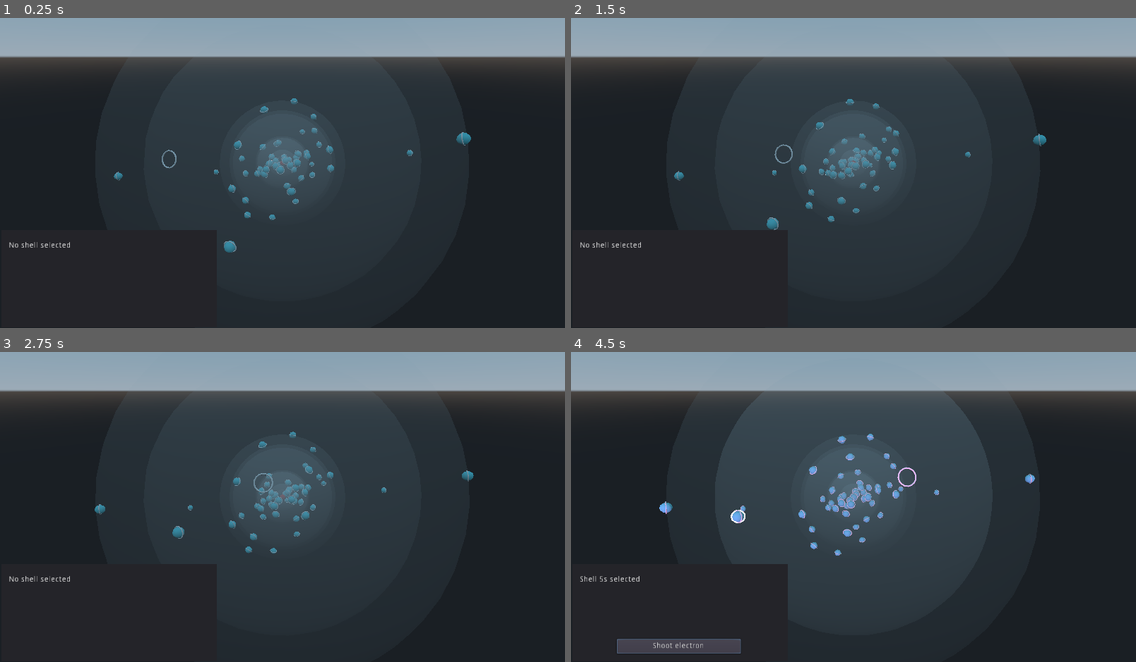
Above: before the commit, frames 1-4 (two rows, left to right).
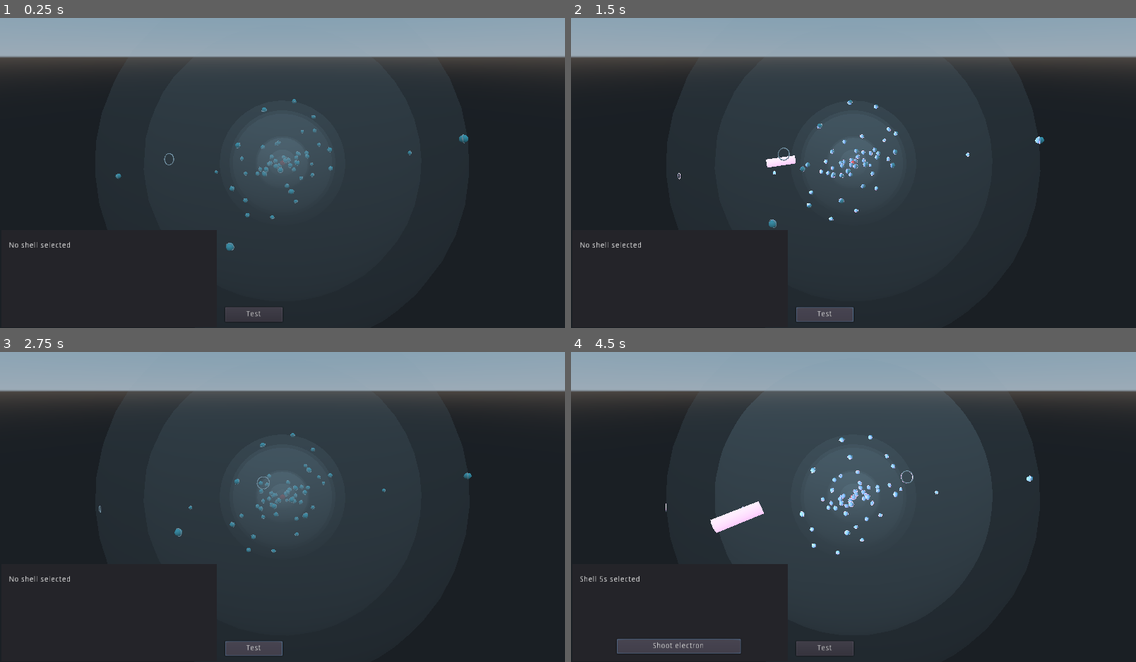
Above: after the commit, the same moments.

Repository: Kolaru/XATOMGame
Game: Godot game, scene res://scenes/Main.tscn
Two runs of this game, one before a commit and one after it. Both use one fixed random seed, a clock stepped at 60 frames per second and the inputs below.
Inputs (mouse positions are in pixels of both pictures, inside the frame that each line leads up to):
- Up to frame 1 (0.25 s): no input
- Up to frame 2 (1.5 s): click (825, 315) at 0.5 s, where only the run after the commit has a clickable "Test"; click (825, 315) at 1.25 s, where only the run after the commit has a clickable "Test"
- Up to frame 3 (2.75 s): click (254, 649) at 2 s, where only the run after the commit has a clickable "Test"
- Up to frame 4 (4.5 s): move the mouse to (977, 482) at 2.77 s; click (977, 482) at 2.92 s; move the mouse to (740, 513) at 3.52 s; click (740, 513) at 3.67 s; click "Shoot electron" at 4.25 s

The runs differ from the first frame. In frame 1, 0.9% of the frame differs, in the area x 20-84%, y 25-98%; in frame 2, 1.5%; in frame 3, 1.1%; in frame 4, 1.7%, in the area x 15-83%, y 26-98%.

Commit message:
Better photon and work on processes

Diff:
--- a/project.godot
+++ b/project.godot
@@ -18,6 +18,14 @@
 run/main_scene="res://scenes/Main.tscn"
 config/icon="res://icon.png"
 
+[autoload]
+
+Globals="*res://scripts/Globals.gd"
+
+[global]
+
+autoload=false
+
 [rendering]
 
 environment/default_environment="res://default_env.tres"
--- /dev/null
+++ b/scenes/Auger.tscn
@@ -0,0 +1,55 @@
+[gd_scene load_steps=7 format=2]
+
+[ext_resource path="res://scenes/Electron.tscn" type="PackedScene" id=1]
+[ext_resource path="res://scripts/Auger.gd" type="Script" id=2]
+[ext_resource path="res://scenes/Photon.tscn" type="PackedScene" id=3]
+
+[sub_resource type="Shader" id=1]
+code = "shader_type spatial;
+render_mode unshaded, cull_front;
+
+uniform bool enable = true; // on and off switsch to diesable/enable the outline
+// outline costumization
+uniform float outline_thickness = 0.05; // how thick is the outline?
+uniform vec4 color : hint_color = vec4(0.0); // which color does the outline have?
+
+
+void vertex() {
+	if (enable) {
+	VERTEX += NORMAL*outline_thickness; // apply the outlines thickness
+	}
+}
+
+void fragment() {
+	if (enable) {
+	ALBEDO = color.rgb; // apply the outlines color
+	}
+}"
+
+[sub_resource type="ShaderMaterial" id=2]
+resource_local_to_scene = true
+shader = SubResource( 1 )
+shader_param/enable = false
+shader_param/outline_thickness = 0.15
+shader_param/color = Color( 1, 1, 1, 1 )
+
+[sub_resource type="SpatialMaterial" id=3]
+resource_local_to_scene = true
+next_pass = SubResource( 2 )
+albedo_color = Color( 0.454902, 0.917647, 0.964706, 1 )
+
+[node name="Auger" type="Spatial"]
+script = ExtResource( 2 )
+
+[node name="Decaying" parent="." instance=ExtResource( 1 )]
+transform = Transform( 1, 0, 0, 0, 1, 0, 0, 0, 1, 5.84819, 19.2244, -0.936531 )
+material = SubResource( 3 )
+state = 2
+
+[node name="Emitted" parent="." instance=ExtResource( 1 )]
+transform = Transform( 1, 0, 0, 0, 1, 0, 0, 0, 1, -5.63966, 3.33242, 7.30056 )
+visible = false
+material = SubResource( 3 )
+state = 1
+
+[node name="Photon" parent="." instance=ExtResource( 3 )]
--- /dev/null
+++ b/scenes/Ionization.tscn
@@ -0,0 +1,45 @@
+[gd_scene load_steps=6 format=2]
+
+[ext_resource path="res://scenes/Electron.tscn" type="PackedScene" id=1]
+[ext_resource path="res://scripts/Ionization.gd" type="Script" id=2]
+
+[sub_resource type="Shader" id=1]
+code = "shader_type spatial;
+render_mode unshaded, cull_front;
+
+uniform bool enable = true; // on and off switsch to diesable/enable the outline
+// outline costumization
+uniform float outline_thickness = 0.05; // how thick is the outline?
+uniform vec4 color : hint_color = vec4(0.0); // which color does the outline have?
+
+
+void vertex() {
+	if (enable) {
+	VERTEX += NORMAL*outline_thickness; // apply the outlines thickness
+	}
+}
+
+void fragment() {
+	if (enable) {
+	ALBEDO = color.rgb; // apply the outlines color
+	}
+}"
+
+[sub_resource type="ShaderMaterial" id=2]
+resource_local_to_scene = true
+shader = SubResource( 1 )
+shader_param/enable = false
+shader_param/outline_thickness = 0.15
+shader_param/color = Color( 1, 1, 1, 1 )
+
+[sub_resource type="SpatialMaterial" id=3]
+resource_local_to_scene = true
+next_pass = SubResource( 2 )
+albedo_color = Color( 0.454902, 0.917647, 0.964706, 1 )
+
+[node name="Ejection" type="Spatial"]
+script = ExtResource( 2 )
+
+[node name="Electron" parent="." instance=ExtResource( 1 )]
+material = SubResource( 3 )
+state = 1
--- a/scenes/Main.tscn
+++ b/scenes/Main.tscn
@@ -1,7 +1,9 @@
-[gd_scene load_steps=9 format=2]
+[gd_scene load_steps=8 format=2]
 
+[ext_resource path="res://scenes/Auger.tscn" type="PackedScene" id=1]
 [ext_resource path="res://scripts/Main.gd" type="Script" id=2]
 [ext_resource path="res://scripts/OrbitCamera.gd" type="Script" id=3]
+[ext_resource path="res://scenes/Photon.tscn" type="PackedScene" id=4]
 
 [sub_resource type="ProceduralSky" id=5]
 
@@ -12,129 +14,6 @@
 
 [sub_resource type="SpatialMaterial" id=1]
 albedo_color = Color( 0.952941, 0.113725, 0.00392157, 1 )
-
-[sub_resource type="SpatialMaterial" id=2]
-flags_transparent = true
-emission_enabled = true
-emission = Color( 0.937255, 0.713726, 1, 1 )
-emission_energy = 1.15
-emission_operator = 0
-emission_on_uv2 = false
-
-[sub_resource type="Animation" id=3]
-length = 0.001
-tracks/0/type = "value"
-tracks/0/path = NodePath(".:translation")
-tracks/0/interp = 1
-tracks/0/loop_wrap = true
-tracks/0/imported = false
-tracks/0/enabled = true
-tracks/0/keys = {
-"times": PoolRealArray( 0 ),
-"transitions": PoolRealArray( 1 ),
-"update": 0,
-"values": [ Vector3( 0, 0, 55.4406 ) ]
-}
-tracks/1/type = "value"
-tracks/1/path = NodePath(".:radius")
-tracks/1/interp = 1
-tracks/1/loop_wrap = true
-tracks/1/imported = false
-tracks/1/enabled = true
-tracks/1/keys = {
-"times": PoolRealArray( 0 ),
-"transitions": PoolRealArray( 1 ),
-"update": 0,
-"values": [ 0.8 ]
-}
-tracks/2/type = "value"
-tracks/2/path = NodePath("OmniLight:light_energy")
-tracks/2/interp = 1
-tracks/2/loop_wrap = true
-tracks/2/imported = false
-tracks/2/enabled = true
-tracks/2/keys = {
-"times": PoolRealArray( 0 ),
-"transitions": PoolRealArray( 1 ),
-"update": 0,
-"values": [ 0.0 ]
-}
-tracks/3/type = "value"
-tracks/3/path = NodePath(".:height")
-tracks/3/interp = 1
-tracks/3/loop_wrap = true
-tracks/3/imported = false
-tracks/3/enabled = true
-tracks/3/keys = {
-"times": PoolRealArray( 0 ),
-"transitions": PoolRealArray( 1 ),
-"update": 0,
-"values": [ 1.0 ]
-}
-
-[sub_resource type="Animation" id=4]
-resource_name = "Shoot"
-step = 0.02
-tracks/0/type = "value"
-tracks/0/path = NodePath(".:translation")
-tracks/0/interp = 2
-tracks/0/loop_wrap = true
-tracks/0/imported = false
-tracks/0/enabled = true
-tracks/0/keys = {
-"times": PoolRealArray( 0, 0.8 ),
-"transitions": PoolRealArray( 1, 26.9087 ),
-"update": 0,
-"values": [ Vector3( 0, 0, 100 ), Vector3( 0, 0, 0 ) ]
-}
-tracks/1/type = "value"
-tracks/1/path = NodePath(".:visible")
-tracks/1/interp = 1
-tracks/1/loop_wrap = true
-tracks/1/imported = false
-tracks/1/enabled = true
-tracks/1/keys = {
-"times": PoolRealArray( 0, 1 ),
-"transitions": PoolRealArray( 1, 1 ),
-"update": 1,
-"values": [ true, false ]
-}
-tracks/2/type = "value"
-tracks/2/path = NodePath("OmniLight:light_energy")
-tracks/2/interp = 1
-tracks/2/loop_wrap = true
-tracks/2/imported = false
-tracks/2/enabled = true
-tracks/2/keys = {
-"times": PoolRealArray( 0, 0.2, 0.8, 1 ),
-"transitions": PoolRealArray( 1, 1, 1, 1 ),
-"update": 0,
-"values": [ 0.0, 1.0, 3.0, 0.0 ]
-}
-tracks/3/type = "value"
-tracks/3/path = NodePath(".:radius")
-tracks/3/interp = 2
-tracks/3/loop_wrap = true
-tracks/3/imported = false
-tracks/3/enabled = true
-tracks/3/keys = {
-"times": PoolRealArray( 0, 0.8, 1 ),
-"transitions": PoolRealArray( 1, 1, 1 ),
-"update": 0,
-"values": [ 0.8, 0.8, 0.001 ]
-}
-tracks/4/type = "value"
-tracks/4/path = NodePath(".:height")
-tracks/4/interp = 2
-tracks/4/loop_wrap = true
-tracks/4/imported = false
-tracks/4/enabled = true
-tracks/4/keys = {
-"times": PoolRealArray( 0, 0.8, 0.88 ),
-"transitions": PoolRealArray( 1, 1, 0.125 ),
-"update": 0,
-"values": [ 5.0, 5.0, 0.001 ]
-}
 
 [node name="Main" type="Spatial"]
 script = ExtResource( 2 )
@@ -168,6 +47,13 @@
 margin_bottom = -0.0170135
 text = "Shoot electron"
 
+[node name="TestButton" type="Button" parent="Info"]
+margin_left = 406.0
+margin_top = 140.0
+margin_right = 510.0
+margin_bottom = 167.0
+text = "Test"
+
 [node name="Camera" type="Camera" parent="."]
 transform = Transform( 1, 0, 0, 0, 0.866025, 0.5, 0, -0.5, 0.866025, 0, 18.1779, 40.206 )
 environment = SubResource( 6 )
@@ -179,25 +65,13 @@
 radius = 0.5
 material = SubResource( 1 )
 
-[node name="Photon" type="Spatial" parent="."]
+[node name="PhotonSource" type="Position3D" parent="."]
+transform = Transform( 1, 0, 0, 0, 1, 0, 0, 0, 1, -20.7788, 3.55778, 21.7918 )
 
-[node name="Cylinder" type="CSGCylinder" parent="Photon"]
-transform = Transform( 1, 0, 0, 0, -4.37114e-08, -1, 0, 1, -4.37114e-08, 0, 0, 55.4406 )
-radius = 0.8
-material = SubResource( 2 )
+[node name="Photon" parent="." instance=ExtResource( 4 )]
 
-[node name="OmniLight" type="OmniLight" parent="Photon/Cylinder"]
-transform = Transform( 1, 0, 0, 0, -4.37114e-08, 1, 0, -1, -4.37114e-08, 0, 0, 0 )
-light_color = Color( 0.996078, 0.658824, 1, 1 )
-light_energy = 0.0
-light_cull_mask = 4294967293
-omni_range = 200.0
-
-[node name="AnimationPlayer" type="AnimationPlayer" parent="Photon"]
-root_node = NodePath("../Cylinder")
-playback_speed = 1.5
-anims/RESET = SubResource( 3 )
-anims/Shoot = SubResource( 4 )
+[node name="Auger" parent="." instance=ExtResource( 1 )]
+visible = false
 
 [connection signal="pressed" from="Info/ShootButton" to="." method="_on_shoot_button_pressed"]
-[connection signal="animation_finished" from="Photon/AnimationPlayer" to="." method="_on_photon_animation_finished"]
+[connection signal="pressed" from="Info/TestButton" to="." method="_on_test_button_pressed"]
--- /dev/null
+++ b/scenes/Photon.tscn
@@ -0,0 +1,251 @@
+[gd_scene load_steps=7 format=2]
+
+[ext_resource path="res://scripts/Photon.gd" type="Script" id=1]
+
+[sub_resource type="Animation" id=5]
+resource_name = "Absorbed"
+length = 0.2
+step = 0.02
+tracks/0/type = "value"
+tracks/0/path = NodePath(".:visible")
+tracks/0/interp = 1
+tracks/0/loop_wrap = true
+tracks/0/imported = false
+tracks/0/enabled = true
+tracks/0/keys = {
+"times": PoolRealArray( 0, 0.2 ),
+"transitions": PoolRealArray( 1, 1 ),
+"update": 1,
+"values": [ true, false ]
+}
+tracks/1/type = "value"
+tracks/1/path = NodePath("OmniLight:light_energy")
+tracks/1/interp = 2
+tracks/1/loop_wrap = true
+tracks/1/imported = false
+tracks/1/enabled = true
+tracks/1/keys = {
+"times": PoolRealArray( 0, 0.2 ),
+"transitions": PoolRealArray( 1, 1 ),
+"update": 0,
+"values": [ 3.0, 0.0 ]
+}
+tracks/2/type = "value"
+tracks/2/path = NodePath(".:radius")
+tracks/2/interp = 2
+tracks/2/loop_wrap = true
+tracks/2/imported = false
+tracks/2/enabled = true
+tracks/2/keys = {
+"times": PoolRealArray( 0, 0.2 ),
+"transitions": PoolRealArray( 1, 1 ),
+"update": 0,
+"values": [ 0.8, 0.001 ]
+}
+tracks/3/type = "value"
+tracks/3/path = NodePath(".:height")
+tracks/3/interp = 2
+tracks/3/loop_wrap = true
+tracks/3/imported = false
+tracks/3/enabled = true
+tracks/3/keys = {
+"times": PoolRealArray( 0, 0.2 ),
+"transitions": PoolRealArray( 1, 0.125 ),
+"update": 0,
+"values": [ 5.0, 0.001 ]
+}
+
+[sub_resource type="Animation" id=6]
+resource_name = "Emitted"
+length = 0.2
+step = 0.02
+tracks/0/type = "value"
+tracks/0/path = NodePath(".:visible")
+tracks/0/interp = 1
+tracks/0/loop_wrap = true
+tracks/0/imported = false
+tracks/0/enabled = true
+tracks/0/keys = {
+"times": PoolRealArray( 0, 0.2 ),
+"transitions": PoolRealArray( 1, 1 ),
+"update": 1,
+"values": [ true, true ]
+}
+tracks/1/type = "value"
+tracks/1/path = NodePath("OmniLight:light_energy")
+tracks/1/interp = 2
+tracks/1/loop_wrap = true
+tracks/1/imported = false
+tracks/1/enabled = true
+tracks/1/keys = {
+"times": PoolRealArray( 0, 0.2 ),
+"transitions": PoolRealArray( 1, 1 ),
+"update": 0,
+"values": [ 0.0, 3.0 ]
+}
+tracks/2/type = "value"
+tracks/2/path = NodePath(".:radius")
+tracks/2/interp = 2
+tracks/2/loop_wrap = true
+tracks/2/imported = false
+tracks/2/enabled = true
+tracks/2/keys = {
+"times": PoolRealArray( 0, 0.2 ),
+"transitions": PoolRealArray( 1, 1 ),
+"update": 0,
+"values": [ 0.001, 0.8 ]
+}
+tracks/3/type = "value"
+tracks/3/path = NodePath(".:height")
+tracks/3/interp = 2
+tracks/3/loop_wrap = true
+tracks/3/imported = false
+tracks/3/enabled = true
+tracks/3/keys = {
+"times": PoolRealArray( 0, 0.1 ),
+"transitions": PoolRealArray( 0.125, 1 ),
+"update": 0,
+"values": [ 0.001, 5.0 ]
+}
+
+[sub_resource type="Animation" id=3]
+length = 0.001
+tracks/0/type = "value"
+tracks/0/path = NodePath(".:radius")
+tracks/0/interp = 1
+tracks/0/loop_wrap = true
+tracks/0/imported = false
+tracks/0/enabled = true
+tracks/0/keys = {
+"times": PoolRealArray( 0 ),
+"transitions": PoolRealArray( 1 ),
+"update": 0,
+"values": [ 0.8 ]
+}
+tracks/1/type = "value"
+tracks/1/path = NodePath("OmniLight:light_energy")
+tracks/1/interp = 1
+tracks/1/loop_wrap = true
+tracks/1/imported = false
+tracks/1/enabled = true
+tracks/1/keys = {
+"times": PoolRealArray( 0 ),
+"transitions": PoolRealArray( 1 ),
+"update": 0,
+"values": [ 0.0 ]
+}
+tracks/2/type = "value"
+tracks/2/path = NodePath(".:height")
+tracks/2/interp = 1
+tracks/2/loop_wrap = true
+tracks/2/imported = false
+tracks/2/enabled = true
+tracks/2/keys = {
+"times": PoolRealArray( 0 ),
+"transitions": PoolRealArray( 1 ),
+"update": 0,
+"values": [ 1.0 ]
+}
+
+[sub_resource type="Animation" id=4]
+resource_name = "Shoot"
+step = 0.02
+tracks/0/type = "value"
+tracks/0/path = NodePath(".:translation")
+tracks/0/interp = 2
+tracks/0/loop_wrap = true
+tracks/0/imported = false
+tracks/0/enabled = true
+tracks/0/keys = {
+"times": PoolRealArray( 0, 0.8 ),
+"transitions": PoolRealArray( 1, 26.9087 ),
+"update": 0,
+"values": [ Vector3( 0, 0, 100 ), Vector3( 0, 0, 0 ) ]
+}
+tracks/1/type = "value"
+tracks/1/path = NodePath(".:visible")
+tracks/1/interp = 1
+tracks/1/loop_wrap = true
+tracks/1/imported = false
+tracks/1/enabled = true
+tracks/1/keys = {
+"times": PoolRealArray( 0, 1 ),
+"transitions": PoolRealArray( 1, 1 ),
+"update": 1,
+"values": [ true, false ]
+}
+tracks/2/type = "value"
+tracks/2/path = NodePath("OmniLight:light_energy")
+tracks/2/interp = 1
+tracks/2/loop_wrap = true
+tracks/2/imported = false
+tracks/2/enabled = true
+tracks/2/keys = {
+"times": PoolRealArray( 0, 0.2, 0.8, 1 ),
+"transitions": PoolRealArray( 1, 1, 1, 1 ),
+"update": 0,
+"values": [ 0.0, 1.0, 3.0, 0.0 ]
+}
+tracks/3/type = "value"
+tracks/3/path = NodePath(".:radius")
+tracks/3/interp = 2
+tracks/3/loop_wrap = true
+tracks/3/imported = false
+tracks/3/enabled = true
+tracks/3/keys = {
+"times": PoolRealArray( 0, 0.8, 1 ),
+"transitions": PoolRealArray( 1, 1, 1 ),
+"update": 0,
+"values": [ 0.8, 0.8, 0.001 ]
+}
+tracks/4/type = "value"
+tracks/4/path = NodePath(".:height")
+tracks/4/interp = 2
+tracks/4/loop_wrap = true
+tracks/4/imported = false
+tracks/4/enabled = true
+tracks/4/keys = {
+"times": PoolRealArray( 0, 0.8, 0.88 ),
+"transitions": PoolRealArray( 1, 1, 0.125 ),
+"update": 0,
+"values": [ 5.0, 5.0, 0.001 ]
+}
+
+[sub_resource type="SpatialMaterial" id=2]
+flags_transparent = true
+emission_enabled = true
+emission = Color( 0.937255, 0.713726, 1, 1 )
+emission_energy = 1.15
+emission_operator = 0
+emission_on_uv2 = false
+
+[node name="Photon" type="Spatial"]
+script = ExtResource( 1 )
+
+[node name="AbsorbtionTimer" type="Timer" parent="."]
+one_shot = true
+
+[node name="AnimationPlayer" type="AnimationPlayer" parent="."]
+root_node = NodePath("../Photon/Cylinder")
+playback_speed = 1.5
+anims/Absorbed = SubResource( 5 )
+anims/Emitted = SubResource( 6 )
+anims/RESET = SubResource( 3 )
+anims/Shoot = SubResource( 4 )
+
+[node name="Photon" type="Spatial" parent="."]
+
+[node name="Cylinder" type="CSGCylinder" parent="Photon"]
+transform = Transform( 1, 0, 0, 0, -4.37114e-08, -1, 0, 1, -4.37114e-08, 0, 0, 0 )
+visible = false
+radius = 0.8
+material = SubResource( 2 )
+
+[node name="OmniLight" type="OmniLight" parent="Photon/Cylinder"]
+transform = Transform( 1, 0, 0, 0, -4.37114e-08, 1, 0, -1, -4.37114e-08, 0, 0, 0 )
+light_color = Color( 0.996078, 0.658824, 1, 1 )
+light_energy = 0.0
+light_cull_mask = 4294967293
+omni_range = 200.0
+
+[connection signal="timeout" from="AbsorbtionTimer" to="." method="_on_absorbtion_timer_timeout"]
--- /dev/null
+++ b/scripts/Auger.gd
@@ -0,0 +1,25 @@
+extends Spatial
+
+var decaying
+var emitted
+var hole
+
+var auger_energy = 2000
+
+func start():
+	var origin = decaying.get_parent().to_global(decaying.translation)
+	var destination = hole.get_parent().to_global(hole.translation)
+	var photon_target = emitted.get_parent().to_global(emitted.translation)
+
+	decaying.visible = false
+
+	$Decaying.translation = origin
+	$Decaying.velocity = origin.normalized() * sqrt(auger_energy)
+
+	var tween = get_tree().create_tween()
+	tween.tween_property($Decaying, "translation", destination, 1)
+
+	$Photon.shoot(origin, photon_target)
+
+func eject_auger():
+	pass
--- a/scripts/Electron.gd
+++ b/scripts/Electron.gd
@@ -1,17 +1,18 @@
 extends CSGSphere
 
-enum State {BOUND, FREE}
+enum State {BOUND, FREE, DECAYING}
 
 var velocity = Vector3.ZERO
 var outlined = false
-var state = State.BOUND
+export(State) var state = State.BOUND
 
 signal hovered(electron)
 signal unhovered(electron)
 signal clicked(electron)
 
 func _ready():
-	$Area/Shape.shape.radius = 2*radius
+	radius = Globals.electron_radius
+	$Area/Shape.shape.radius = Globals.electron_radius
 
 func _process(dt):
 	if state == State.FREE:
--- /dev/null
+++ b/scripts/Globals.gd
@@ -0,0 +1,3 @@
+extends Node
+
+var electron_radius = 0.4
--- a/scripts/Hole.gd
+++ b/scripts/Hole.gd
@@ -1,7 +1,5 @@
 extends Spatial
 
-var hole_size = 0.8
-
 func _ready():
-	$CSGTorus.inner_radius = hole_size
-	$CSGTorus.outer_radius = 1.2 * hole_size
+	$CSGTorus.inner_radius = Globals.electron_radius
+	$CSGTorus.outer_radius = 1.2 * Globals.electron_radius
--- /dev/null
+++ b/scripts/Ionization.gd
@@ -0,0 +1,11 @@
+extends Spatial
+
+var original
+var photon_energy = 2000
+
+func _ready():
+	var origin = original.get_parent().to_global(original.translation)
+	original.visible = false
+
+	$Electron.translation = origin
+	$Electron.velocity = origin.normalized() * sqrt(photon_energy)
--- a/scripts/Main.gd
+++ b/scripts/Main.gd
@@ -1,13 +1,23 @@
 extends Spatial
 
+var photon_energy = 2000
 var structure_path = "res://data/structure/iodine.dat"
+
 var selected_shell
 var displayed_shell
-var photon_energy = 2000
-var electron_size = 0.6
+var shells = {}
 
 onready var Orbit = preload("res://scenes/Shell.tscn")
 onready var Electron = preload("res://scenes/Electron.tscn")
+onready var Ionization = preload("res://scenes/Ionization.tscn")
+
+func _ready():
+	var structure_file = File.new()
+	structure_file.open(structure_path, File.READ)
+
+	while structure_file.get_position() < structure_file.get_len():
+		var line = structure_file.get_csv_line()
+		new_orbit(line)
 
 func new_orbit(data):
 	var Etot = -float(data[3])
@@ -15,7 +25,7 @@
 	var Epot = Etot + Ekin
 
 	var orbit = Orbit.instance()
-	orbit.electron_size = electron_size
+	shells[data[0]] = orbit
 	orbit.shell = data[0]
 	orbit.n_el = int(data[1])
 	orbit.radius = log(1 + 7e4 / Epot)
@@ -35,14 +45,6 @@
 
 	orbit.connect("toggle_selection", self, "toggle_shell_selection")
 	orbit.connect("toggle_highlight", self, "toggle_shell_display")
-
-func _ready():
-	var structure_file = File.new()
-	structure_file.open(structure_path, File.READ)
-
-	while structure_file.get_position() < structure_file.get_len():
-		var line = structure_file.get_csv_line()
-		new_orbit(line)
 
 func toggle_shell_selection(shell, toggle):
 	if toggle:
@@ -67,19 +69,20 @@
 		$Info/ShootButton.visible = true
 
 func _on_shoot_button_pressed():
-	var target = selected_shell.selected_electron.translation
-	$Photon.translation = selected_shell.to_global(target)
-	$Photon/AnimationPlayer.play("Shoot")
+	var target_electron = selected_shell.selected_electron
+	var target = selected_shell.to_global(target_electron.translation)
+	$Photon.shoot($PhotonSource.translation, target)
 
 func _on_photon_animation_finished(anim_name):
 	if anim_name == "Shoot":
-		var shot_electron = selected_shell.selected_electron
-		var pos = selected_shell.to_global(shot_electron.translation)
-		shot_electron.visible = false
+		var ionization = Ionization.instance()
+		ionization.photon_energy = photon_energy
+		ionization.original = selected_shell.selected_electron
+		add_child(ionization)
 
-		var photoelectron = Electron.instance()
-		photoelectron.translation = pos
-		photoelectron.radius = electron_size
-		photoelectron.state = photoelectron.State.FREE
-		photoelectron.velocity = pos.normalized() * sqrt(photon_energy)
-		add_child(photoelectron)
+func _on_test_button_pressed():
+	$Auger.visible = true
+	$Auger.decaying = shells["5p"].bound_electrons[0]
+	$Auger.hole = shells["3p"].bound_electrons[0]
+	$Auger.emitted = shells["3p"].bound_electrons[0]
+	$Auger.start()
--- /dev/null
+++ b/scripts/Photon.gd
@@ -0,0 +1,18 @@
+extends Spatial
+
+onready var absorbtion_time = $AnimationPlayer.get_animation("Absorbed").length / $AnimationPlayer.playback_speed
+const speed = 80
+
+func shoot(origin, destination):
+	$Photon.translation = origin
+	$Photon.look_at(destination, Vector3.UP)
+
+	var time = (destination - origin).length() / speed
+	var tween = get_tree().create_tween()
+	tween.tween_property($Photon, "translation", destination, time)
+	$AnimationPlayer.play("Emitted")
+	$AbsorbtionTimer.wait_time = time - absorbtion_time
+	$AbsorbtionTimer.start()
+
+func _on_absorbtion_timer_timeout():
+	$AnimationPlayer.play("Absorbed")
--- a/scripts/Shell.gd
+++ b/scripts/Shell.gd
@@ -32,19 +32,20 @@
 		var position = radius * Vector3(cos(phi), 0, sin(phi))
 		var hole = Hole.instance()
 		hole.translation = position
-		hole.hole_size = electron_size
 		hole.rotation = Vector3(0, -phi, 0)
 		add_child(hole)
 
-		if el < n_el:
-			var electron = Electron.instance()
-			electron.translation = position
-			electron.radius = electron_size
-			electron.connect("hovered", self, "_on_hovered")
-			electron.connect("unhovered", self, "_on_unhovered")
-			electron.connect("clicked", self, "_on_clicked")
+		var electron = Electron.instance()
+		electron.translation = position
+		electron.connect("hovered", self, "_on_hovered")
+		electron.connect("unhovered", self, "_on_unhovered")
+		electron.connect("clicked", self, "_on_clicked")
+		add_child(electron)
+
+		if el >= n_el:
+			electron.visible = false
+		else:
 			bound_electrons.push_back(electron)
-			add_child(electron)
 
 func _process(dt):
 	if state == State.IDLE:
